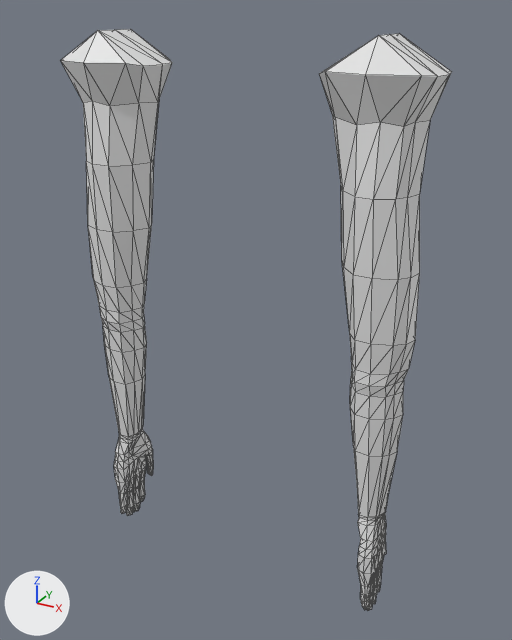
Before and after pictures for a commit that changed the glTF model Weapons/Arms.glb.
Both versions are drawn from a 50 mm lens placed at (1.87, -3.4, 1.77), pointed at (-0.01, 0.02, 0.06). The axes (+X, +Y, +Z) are drawn at lower left. The lights are the same throughout. Mesh edges are drawn as thin lines.

Objects in the first picture: 'Arms'.
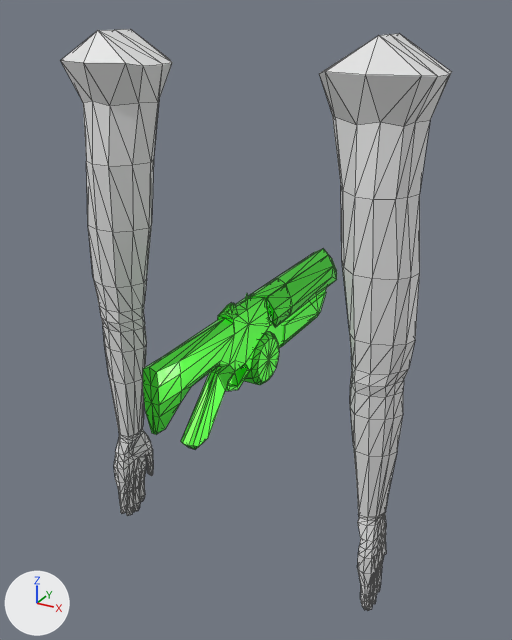
Diff of the bpy script that builds the scene:
```diff
--- a/Weapons/Arms.glb.py
+++ b/Weapons/Arms.glb.py
@@ mat_material @@
+mat_material = bpy.data.materials.new('Material')
+# nodes: BsdfPrincipled, Mix, OutputMaterial, VertexColor
+# colours: dark green #005e00, green #5be746
@@ me_cube_002 @@
+me_cube_002.from_pydata(...)  # 359 vertices, 704 faces; spans x -0.1..0.1, y -0.06..2.06, z -0.49..0.21
+me_cube_002.materials.append(mat_material)
@@ ob_riffleshotgun @@
+ob_riffleshotgun = bpy.data.objects.new('RiffleShotgun', me_cube_002)
+ob_riffleshotgun.location = (0.0, -0.984, 0.067)
```

What differs and where, as boxes [x1, y1, x2, y2] in the pictures (512 x 640 px):
'RiffleShotgun', added
    after: [143, 248, 337, 450]
